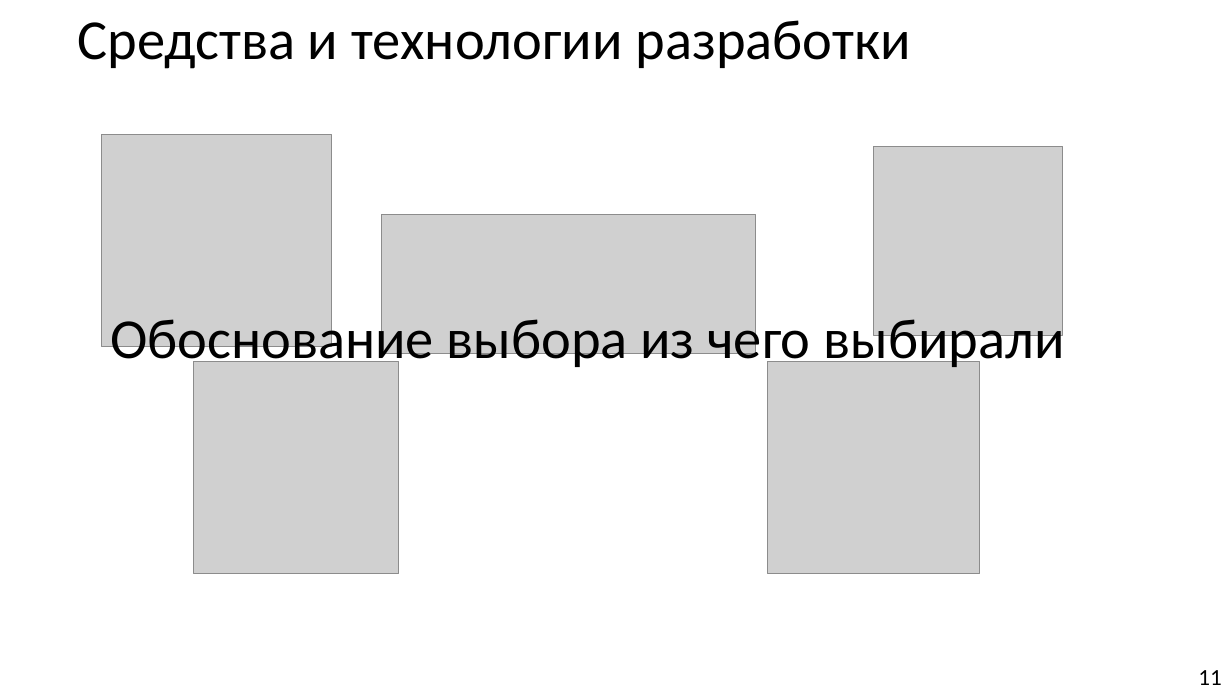
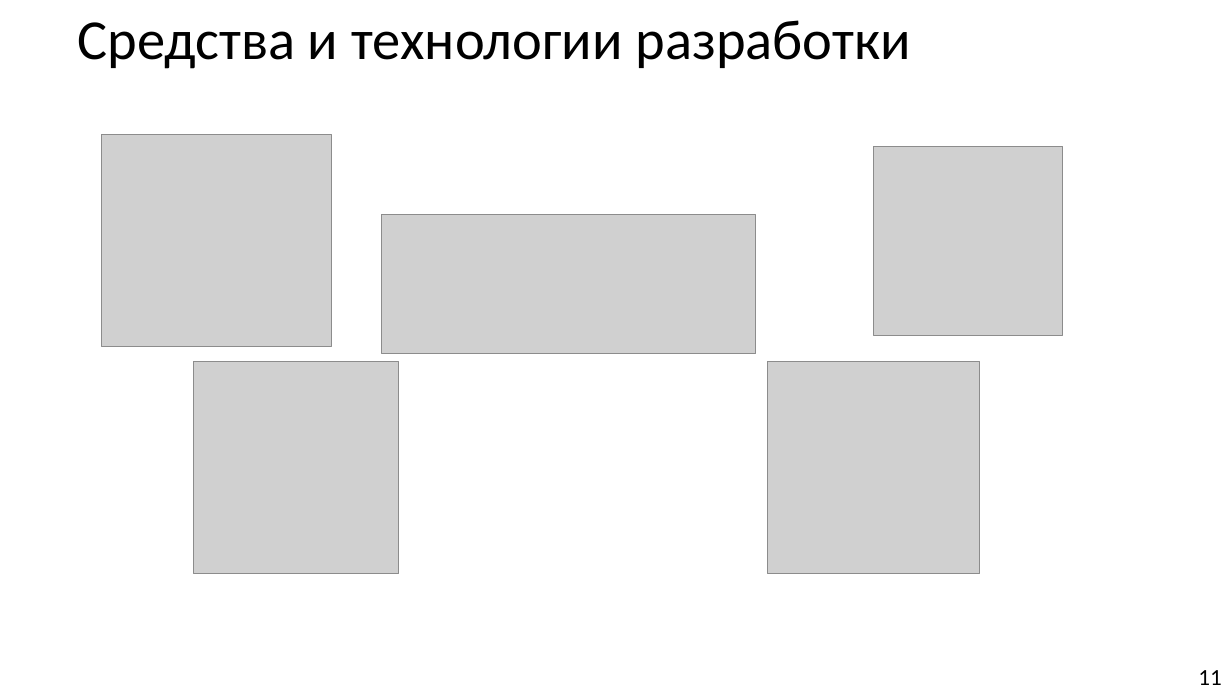
Before and after one commit to Hetsunya/diplom-docs, a slide deck: slide 11 of вкр/презентация по_преддипломной_практике_Демьянцев_Виталий_Владиславович_606_22 (1).pptx. Drawn at 1232x693 pixels with LibreOffice and Linux fonts; fonts in the diff are those of the drawing; grey boxes stand for pictures. Boxes give left, top, right and bottom in pixels: in the first picture for what was removed or moved away, otherwise in the second. Text is boxed around its words. In the diff, an @@ line names an element or a change of style, - is before the commit and + after.

```diff
--- a/вкр/презентация по_преддипломной_практике_Демьянцев_Виталий_Владиславович_606_22 (1).pptx
+++ b/вкр/презентация по_преддипломной_практике_Демьянцев_Виталий_Владиславович_606_22 (1).pptx
@@ text removed at (x1=110, y1=311, x2=1064, y2=372) @@
-Обоснование выбора из чего выбирали
```
Also in this commit, not shown: 2 other slides changed.
